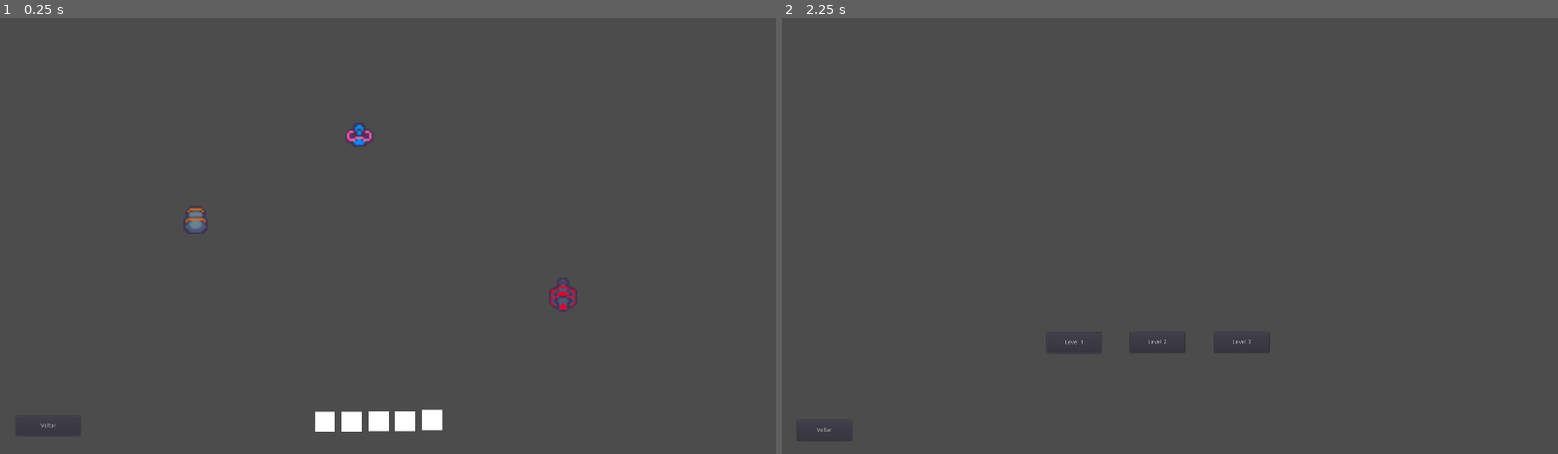
Above: before the commit, frames 1-2 (left to right).
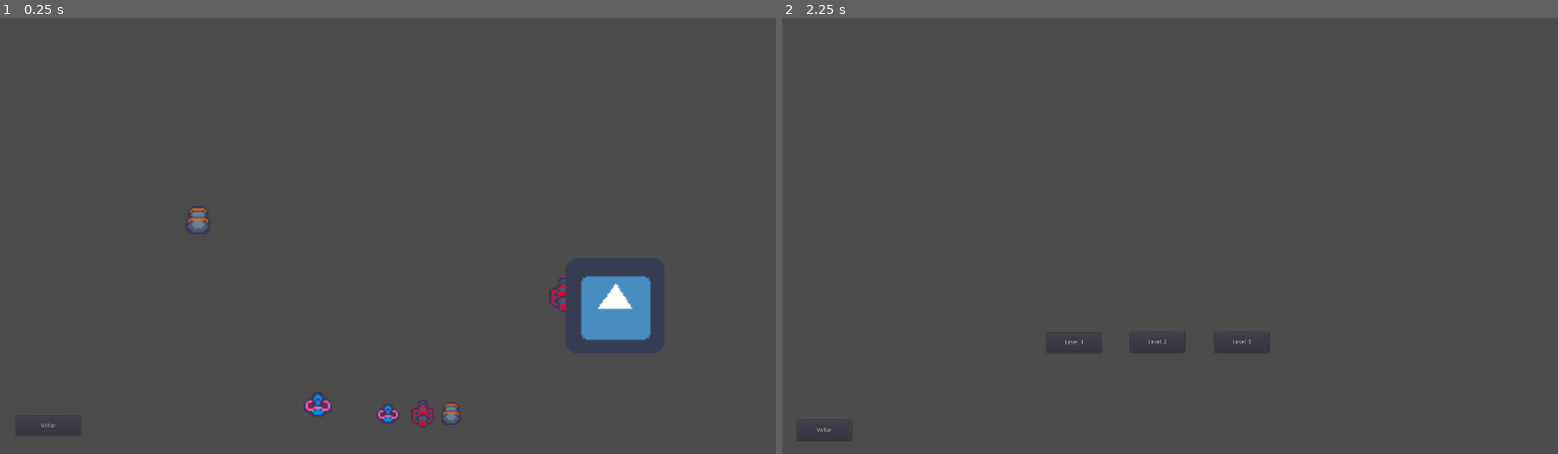
Above: after the commit, the same moments.

Repository: projeto-sertao-mundo/venda
Game: Godot game, scene res://scenes/level-01.tscn
The game is run twice, just before and just after one commit, with the same random seed, the same clock (stepped at 60 frames per second) and the same inputs. This scene is started directly instead of the project's main scene. The engine's default icon, where the game draws it, is replaced by a stand-in: a white triangle on a blue panel in a dark square.
Inputs:
- Up to frame 1 (0.25 s): no input
- Up to frame 2 (2.25 s): click "Voltar" at 0.5 s; click "Level 2" at 1.25 s; click "Voltar" at 2 s

The runs differ from the first frame. In frame 1, 2.4% of the frame differs, in the area x 23-84%, y 24-95%; in frame 2, nothing differs.

Commit message:
feat: listando item encontrados

Diff:
--- a/game/items/item-findable.tscn
+++ b/game/items/item-findable.tscn
@@ -1,6 +1,7 @@
 [gd_scene load_steps=3 format=2]
 
-[ext_resource path="res://scripts/item-findable.gd" type="Script" id=2]
+[ext_resource path="res://scripts/ItemFindable.gd" type="Script" id=2]
+
 
 [sub_resource type="RectangleShape2D" id=1]
 
--- a/game/items/level-01/item-cannon-temp.tscn
+++ b/game/items/level-01/item-cannon-temp.tscn
@@ -1,7 +1,8 @@
-[gd_scene load_steps=4 format=2]
+[gd_scene load_steps=5 format=2]
 
-[ext_resource path="res://images/temp-sprites/cannon_up.png" type="Texture" id=1]
-[ext_resource path="res://scripts/item-findable.gd" type="Script" id=2]
+[ext_resource path="res://sprites/temp/cannon_up.png" type="Texture" id=1]
+[ext_resource path="res://scripts/ItemFindable.gd" type="Script" id=2]
+[ext_resource path="res://sprites/temp/flamethrower_up.png" type="Texture" id=3]
 
 [sub_resource type="RectangleShape2D" id=1]
 
@@ -9,6 +10,8 @@
 scale = Vector2( 5, 5 )
 script = ExtResource( 2 )
 item_name = "lv1-cannon"
+item_sprite = ExtResource( 1 )
+item_sprite_checked = ExtResource( 3 )
 
 [node name="CollisionShape2D" type="CollisionShape2D" parent="."]
 shape = SubResource( 1 )
--- a/game/items/level-01/item-flame-temp.tscn
+++ b/game/items/level-01/item-flame-temp.tscn
@@ -1,7 +1,8 @@
-[gd_scene load_steps=4 format=2]
+[gd_scene load_steps=5 format=2]
 
-[ext_resource path="res://images/temp-sprites/flamethrower_up.png" type="Texture" id=1]
-[ext_resource path="res://scripts/item-findable.gd" type="Script" id=2]
+[ext_resource path="res://sprites/temp/flamethrower_up.png" type="Texture" id=1]
+[ext_resource path="res://scripts/ItemFindable.gd" type="Script" id=2]
+[ext_resource path="res://sprites/temp/laser_up.png" type="Texture" id=3]
 
 [sub_resource type="RectangleShape2D" id=1]
 
@@ -9,6 +10,8 @@
 scale = Vector2( 5, 5 )
 script = ExtResource( 2 )
 item_name = "lv1-flame"
+item_sprite = ExtResource( 1 )
+item_sprite_checked = ExtResource( 3 )
 
 [node name="CollisionShape2D" type="CollisionShape2D" parent="."]
 shape = SubResource( 1 )
--- a/game/items/level-01/item-laser-temp.tscn
+++ b/game/items/level-01/item-laser-temp.tscn
@@ -1,7 +1,8 @@
-[gd_scene load_steps=4 format=2]
+[gd_scene load_steps=5 format=2]
 
-[ext_resource path="res://images/temp-sprites/laser_up.png" type="Texture" id=1]
-[ext_resource path="res://scripts/item-findable.gd" type="Script" id=2]
+[ext_resource path="res://sprites/temp/laser_up.png" type="Texture" id=1]
+[ext_resource path="res://scripts/ItemFindable.gd" type="Script" id=2]
+[ext_resource path="res://sprites/temp/cannon_up.png" type="Texture" id=3]
 
 [sub_resource type="RectangleShape2D" id=1]
 
@@ -9,6 +10,8 @@
 scale = Vector2( 5, 5 )
 script = ExtResource( 2 )
 item_name = "lv1-laser"
+item_sprite = ExtResource( 1 )
+item_sprite_checked = ExtResource( 3 )
 
 [node name="CollisionShape2D" type="CollisionShape2D" parent="."]
 shape = SubResource( 1 )
--- a/game/scenes/_poco-click-obj.tscn
+++ /dev/null
@@ -1,23 +0,0 @@
-[gd_scene load_steps=5 format=2]
-
-[ext_resource path="res://images/temp-sprites/flamethrower_up.png" type="Texture" id=1]
-[ext_resource path="res://items/item-findable.tscn" type="PackedScene" id=2]
-[ext_resource path="res://images/temp-sprites/laser_up.png" type="Texture" id=3]
-[ext_resource path="res://images/temp-sprites/cannon_up.png" type="Texture" id=4]
-
-[node name="Node2D" type="Node2D"]
-
-[node name="Item-Canhao" parent="." instance=ExtResource( 2 )]
-position = Vector2( 1070.3, 336.907 )
-scale = Vector2( 16.6215, 16.6215 )
-sprite_texture = ExtResource( 4 )
-
-[node name="Item-LancaChamas" parent="." instance=ExtResource( 2 )]
-position = Vector2( 1566.86, 758.716 )
-scale = Vector2( 16.6215, 16.6215 )
-sprite_texture = ExtResource( 1 )
-
-[node name="Item-Laser" parent="." instance=ExtResource( 2 )]
-position = Vector2( 392.202, 721.341 )
-scale = Vector2( 16.6215, 16.6215 )
-sprite_texture = ExtResource( 3 )
--- a/game/scenes/level-01.tscn
+++ b/game/scenes/level-01.tscn
@@ -1,78 +1,86 @@
-[gd_scene load_steps=5 format=2]
+[gd_scene load_steps=7 format=2]
 
 [ext_resource path="res://items/level-01/item-flame-temp.tscn" type="PackedScene" id=1]
-[ext_resource path="res://scripts/button-navigations.gd" type="Script" id=2]
 [ext_resource path="res://items/level-01/item-cannon-temp.tscn" type="PackedScene" id=3]
 [ext_resource path="res://items/level-01/item-laser-temp.tscn" type="PackedScene" id=4]
+[ext_resource path="res://icon.png" type="Texture" id=5]
+[ext_resource path="res://scripts/ItemsManager.gd" type="Script" id=6]
+
+[sub_resource type="GDScript" id=1]
+script/source = "extends Button
+
+func _on_PlayGame_pressed():
+	get_tree().change_scene(\"res://scenes/store-out.tscn\")
+
+func _on_BackMenu_pressed():
+	get_tree().change_scene(\"res://scenes/menu.tscn\")
+
+func _on_BackStoreOut_pressed():
+	get_tree().change_scene(\"res://scenes/store-out.tscn\")
+
+func _on_BackLevelChoice_pressed():
+	get_tree().change_scene(\"res://scenes/levels.tscn\")
+
+func _on_EnterStore_pressed():
+	get_tree().change_scene(\"res://scenes/store.tscn\")
+
+func _on_EnterLevelChoice_pressed():
+	get_tree().change_scene(\"res://scenes/levels.tscn\")
+
+func _on_EnterLevel01_pressed():
+	get_tree().change_scene(\"res://scenes/level-01.tscn\")
+"
 
 [node name="level-01" type="Node2D"]
 
+[node name="items-manager" type="Node2D" parent="."]
+script = ExtResource( 6 )
+
+[node name="item-cannon-temp" parent="items-manager" instance=ExtResource( 3 )]
+position = Vector2( 490.197, 501.361 )
+
+[node name="item-flame-temp" parent="items-manager" instance=ExtResource( 1 )]
+position = Vector2( 1394.63, 685.708 )
+collision_layer = 1024
+
+[node name="item-laser-temp" parent="items-manager" instance=ExtResource( 4 )]
+position = Vector2( 786.64, 957.803 )
+
+[node name="items-to-find" type="Node2D" parent="items-manager"]
+light_mask = 0
+position = Vector2( 960, 980 )
+z_index = 1
+
+[node name="scene" type="Node2D" parent="."]
+z_index = 1
+__meta__ = {
+"_edit_lock_": true
+}
+
+[node name="TextureRect" type="TextureRect" parent="scene"]
+margin_left = 1400.0
+margin_top = 596.0
+margin_right = 1644.0
+margin_bottom = 830.0
+texture = ExtResource( 5 )
+expand = true
+__meta__ = {
+"_edit_lock_": true,
+"_edit_use_anchors_": false
+}
+
 [node name="hud" type="Node2D" parent="."]
 position = Vector2( 39.818, 986.448 )
+__meta__ = {
+"_edit_lock_": true
+}
 
 [node name="Button" type="Button" parent="hud"]
 margin_right = 159.0
 margin_bottom = 48.002
 text = "Voltar"
-script = ExtResource( 2 )
+script = SubResource( 1 )
 __meta__ = {
-"_edit_use_anchors_": false
+"_edit_use_anchors_": true
 }
-
-[node name="items-to-find" type="Node2D" parent="hud"]
-position = Vector2( -39.818, -986.448 )
-
-[node name="ColorRect" type="ColorRect" parent="hud/items-to-find"]
-margin_left = 778.72
-margin_top = 974.993
-margin_right = 828.72
-margin_bottom = 1024.99
-__meta__ = {
-"_edit_use_anchors_": false
-}
-
-[node name="ColorRect2" type="ColorRect" parent="hud/items-to-find"]
-margin_left = 844.72
-margin_top = 974.993
-margin_right = 894.72
-margin_bottom = 1024.99
-__meta__ = {
-"_edit_use_anchors_": false
-}
-
-[node name="ColorRect3" type="ColorRect" parent="hud/items-to-find"]
-margin_left = 912.72
-margin_top = 973.993
-margin_right = 962.72
-margin_bottom = 1023.99
-__meta__ = {
-"_edit_use_anchors_": false
-}
-
-[node name="ColorRect4" type="ColorRect" parent="hud/items-to-find"]
-margin_left = 977.72
-margin_top = 973.993
-margin_right = 1027.72
-margin_bottom = 1023.99
-__meta__ = {
-"_edit_use_anchors_": false
-}
-
-[node name="ColorRect5" type="ColorRect" parent="hud/items-to-find"]
-margin_left = 1044.72
-margin_top = 970.993
-margin_right = 1094.72
-margin_bottom = 1020.99
-__meta__ = {
-"_edit_use_anchors_": false
-}
-
-[node name="item-cannon-temp" parent="." instance=ExtResource( 3 )]
-position = Vector2( 484.197, 501.361 )
-
-[node name="item-flame-temp" parent="." instance=ExtResource( 1 )]
-position = Vector2( 1393.22, 685.708 )
-
-[node name="item-laser-temp" parent="." instance=ExtResource( 4 )]
-position = Vector2( 888.912, 289.469 )
 [connection signal="pressed" from="hud/Button" to="hud/Button" method="_on_BackLevelChoice_pressed"]
--- a/game/scenes/levels.tscn
+++ b/game/scenes/levels.tscn
@@ -1,6 +1,7 @@
 [gd_scene load_steps=2 format=2]
 
-[ext_resource path="res://scripts/button-navigations.gd" type="Script" id=1]
+[ext_resource path="res://scripts/GUINavigation.gd" type="Script" id=1]
+
 
 
 [node name="Node2D" type="Node2D"]
--- a/game/scenes/menu.tscn
+++ b/game/scenes/menu.tscn
@@ -1,7 +1,7 @@
 [gd_scene load_steps=3 format=2]
 
 [ext_resource path="res://icon.png" type="Texture" id=2]
-[ext_resource path="res://scripts/button-navigations.gd" type="Script" id=3]
+[ext_resource path="res://scripts/GUINavigation.gd" type="Script" id=3]
 
 [node name="SceneMenu" type="Node2D"]
 
--- a/game/scenes/store-out.tscn
+++ b/game/scenes/store-out.tscn
@@ -1,7 +1,9 @@
 [gd_scene load_steps=3 format=2]
 
-[ext_resource path="res://scripts/button-navigations.gd" type="Script" id=1]
-[ext_resource path="res://images/concept_store-out.png" type="Texture" id=2]
+[ext_resource path="res://scripts/GUINavigation.gd" type="Script" id=1]
+[ext_resource path="res://sprites/concept_store-out.png" type="Texture" id=2]
+
+
 
 
 [node name="Node2D" type="Node2D"]
--- a/game/scenes/store.tscn
+++ b/game/scenes/store.tscn
@@ -1,8 +1,10 @@
 [gd_scene load_steps=4 format=2]
 
-[ext_resource path="res://scripts/button-navigations.gd" type="Script" id=1]
-[ext_resource path="res://images/concept_helper.png" type="Texture" id=2]
-[ext_resource path="res://images/concept_kid.png" type="Texture" id=3]
+[ext_resource path="res://scripts/GUINavigation.gd" type="Script" id=1]
+[ext_resource path="res://sprites/concept_helper.png" type="Texture" id=2]
+[ext_resource path="res://sprites/concept_kid.png" type="Texture" id=3]
+
+
 
 
 [node name="Node2D" type="Node2D"]
--- /dev/null
+++ b/game/scripts/ItemFindable.gd
@@ -0,0 +1,22 @@
+extends Area2D
+
+export (String) var item_name = ""
+export (Texture) var item_sprite = null
+export (Texture) var item_sprite_checked = null
+
+func _ready():
+	add_item()
+
+func add_item():
+	var parent = get_parent()
+	parent.add_item(item_name, item_sprite, item_sprite_checked)
+
+func remove_item():
+	get_node(get_path()).queue_free() # Deletar item clicado
+	var parent = get_parent()
+	parent.item_found(item_name)
+
+func _on_item_is_pressed(viewport, event, shape_idx):
+	if event is InputEventMouseButton:
+		if event.is_pressed():
+			remove_item()
--- /dev/null
+++ b/game/scripts/ItemsManager.gd
@@ -0,0 +1,52 @@
+extends Node2D
+
+export (Array, Dictionary) var items = []
+export (int) var sprite_scale = 4
+export (int) var sprite_margin = 30
+
+func _ready():
+	draw_item_list()
+
+func add_item(name: String, sprite: Texture, sprite_checked: Texture):
+	items.push_front({
+		name = name,
+		sprite = sprite,
+		sprite_checked = sprite_checked,
+		status = false,
+	})
+
+func item_found(name: String):
+	for item in items:
+		if item.name == name:
+			item["status"] = true
+	draw_item_list()
+
+func create_item_sprite(item: Dictionary):
+	var sprite = Sprite.new()
+	sprite.scale = Vector2(sprite_scale, sprite_scale)
+	if item.status == true:
+		sprite.texture = item.sprite_checked
+	else:
+		sprite.texture = item.sprite
+	return sprite
+
+func clear_item_list():
+	var item_list_node = get_node("items-to-find")
+	var item_list_children = item_list_node.get_children()
+	for item in item_list_children: # Limpar lista de items
+		item.queue_free()
+
+func populate_item_list():
+	var item_list_node = get_node("items-to-find")
+	var i = 0
+	while i < items.size(): # Adicionar novos sprites
+		var sprite = create_item_sprite(items[i])
+		var size = sprite.get_rect().size
+		var positionX = i * size.x * sprite_scale + sprite_margin * i
+		sprite.position.x = positionX
+		item_list_node.add_child(sprite)
+		i += 1
+
+func draw_item_list():
+	clear_item_list()
+	populate_item_list()
--- a/game/scripts/item-findable.gd
+++ /dev/null
@@ -1,9 +0,0 @@
-extends Area2D
-
-export var item_name = ""
-
-func _on_item_is_pressed(viewport, event, shape_idx):
-	if event is InputEventMouseButton:
-		if event.is_pressed():
-			print("CLIQUEI no: " + item_name)
-			get_node(get_path()).queue_free()
Renamed: game/scripts/button-navigations.gd -> game/scripts/GUINavigation.gd
Renamed: game/images/Skills.png -> game/sprites/Skills.png
Not shown, changed: game/sprites/Skills.png.import
Renamed: game/images/concept_helper.png -> game/sprites/concept_helper.png
Not shown, changed: game/sprites/concept_helper.png.import
Renamed: game/images/concept_kid.png -> game/sprites/concept_kid.png
Not shown, changed: game/sprites/concept_kid.png.import
Renamed: game/images/concept_store-out.png -> game/sprites/concept_store-out.png
Not shown, changed: game/sprites/concept_store-out.png.import
Renamed: game/images/temp-sprites/cannon_up.png -> game/sprites/temp/cannon_up.png
Not shown, changed: game/sprites/temp/cannon_up.png.import
Renamed: game/images/temp-sprites/flamethrower_up.png -> game/sprites/temp/flamethrower_up.png
(and 3 more such lines)
